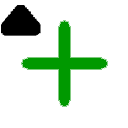
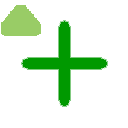
Layer changes from the first 128 × 128 image to the second:
painted on "Ebene 1" over [1, 5, 41, 36]
